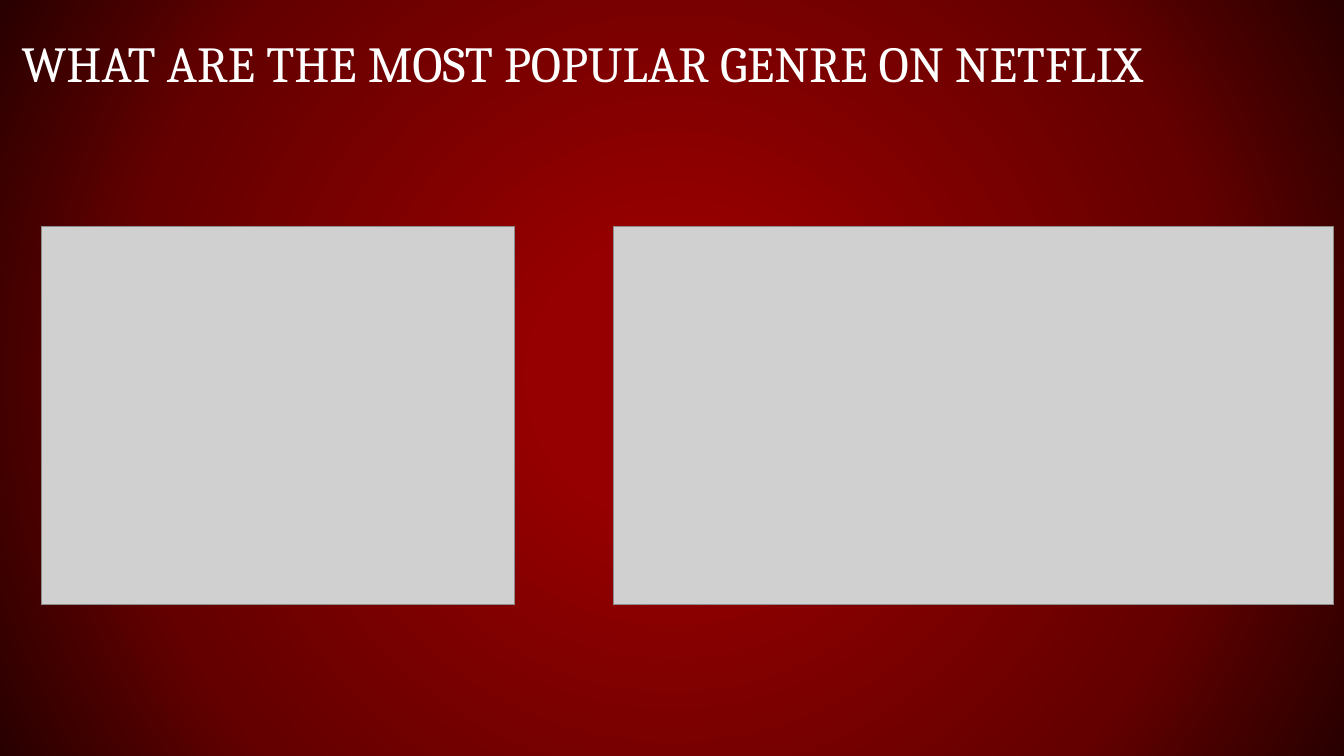
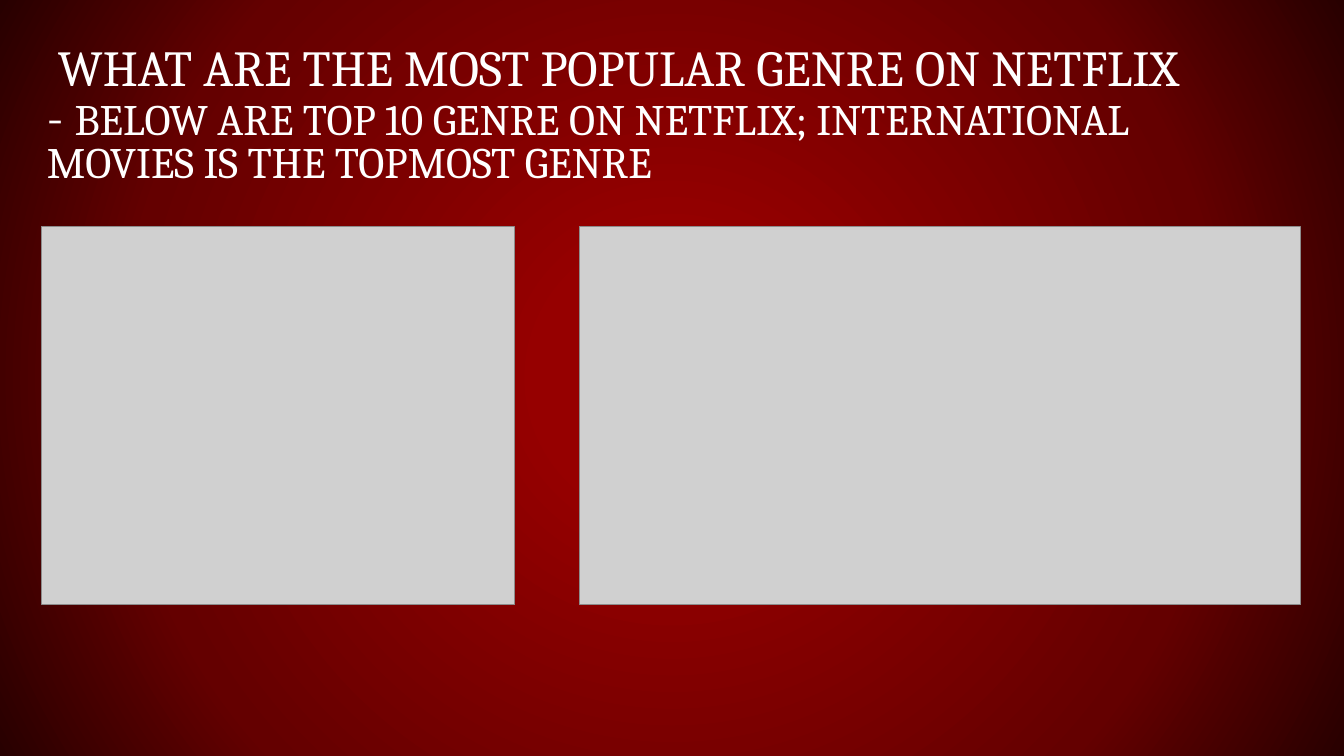
Before and after one commit to guptga/NetFlix-Movies-and-TV-Shows-Analysis, a slide deck: slide 7 of NETFLIX MOVIES AND TV SHOWS ANALYSIS.pptx (slide 6 before the commit). Drawn at 1344x756 pixels with LibreOffice and Linux fonts; fonts in the diff are those of the drawing; grey boxes stand for pictures; background and template pictures are left out. Boxes give left, top, right and bottom in pixels: in the first picture for what was removed or moved away, otherwise in the second. Text is boxed around its words. In the diff, an @@ line names an element or a change of style, - is before the commit and + after.

```diff
--- a/NETFLIX MOVIES AND TV SHOWS ANALYSIS.pptx
+++ b/NETFLIX MOVIES AND TV SHOWS ANALYSIS.pptx
@@ title at (47,52,1178,179): text changed; size 36 to 31 pt @@
-WHAT ARE THE MOST POPULAR GENRE ON NETFLIX
+WHAT ARE THE MOST POPULAR GENRE ON NETFLIX
+- BELOW ARE TOP 10 GENRE ON NETFLIX; INTERNATIONAL MOVIES IS THE TOPMOST GENRE
@@ picture: place and size @@
-picture at (613,227,1334,605)
+picture at (580,227,1301,605)
```
Also in this commit, not shown: 7 other slides changed, 4 slides added, 1 slide removed, 1 other file.
